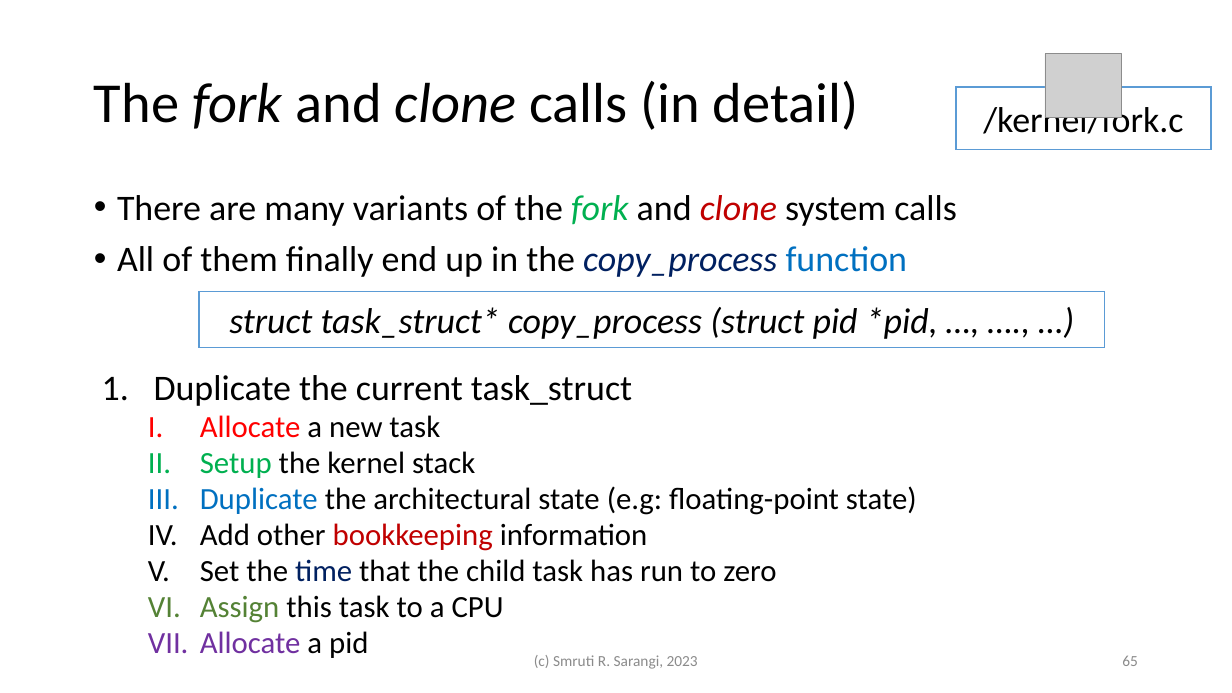
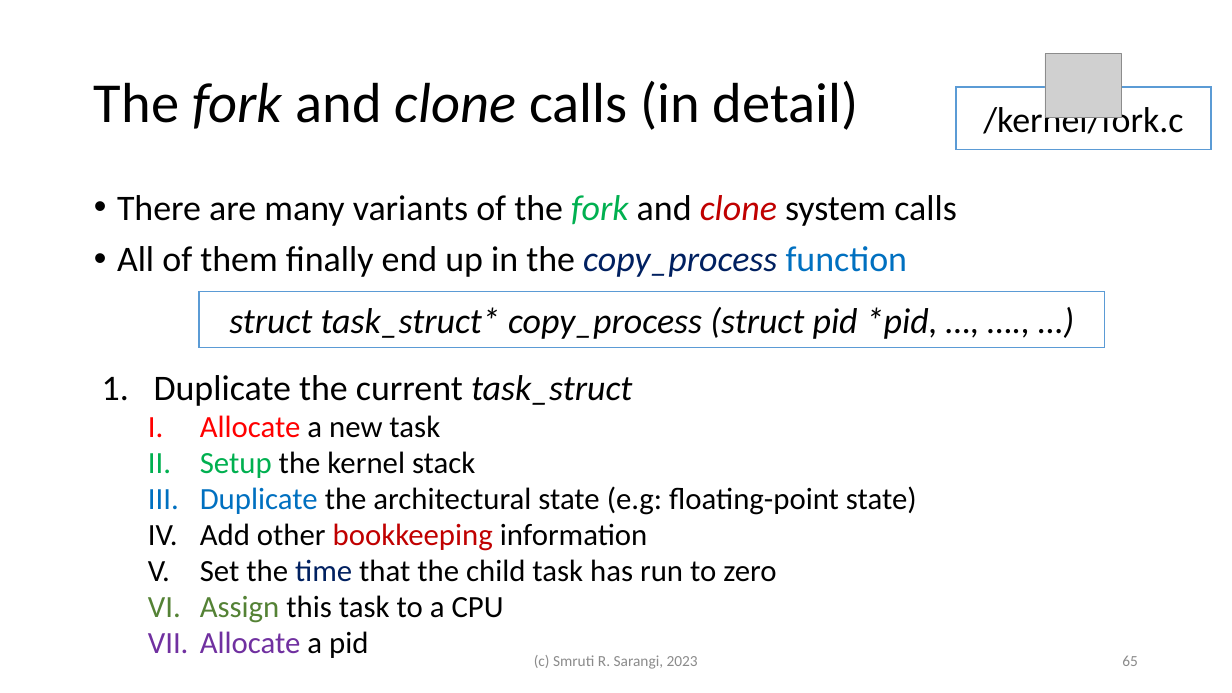
Before and after one commit to srsarangi/srsarangi.github.io, a slide deck: slide 65 of osbook/slides/3.processes.pptx. Drawn at 1232x693 pixels with LibreOffice and Linux fonts; fonts in the diff are those of the drawing; grey boxes stand for pictures. Boxes give left, top, right and bottom in pixels: in the first picture for what was removed or moved away, otherwise in the second. Text is boxed around its words. In the diff, an @@ line names an element or a change of style, - is before the commit and + after.

```diff
--- a/osbook/slides/3.processes.pptx
+++ b/osbook/slides/3.processes.pptx
@@ text at [154, 375, 632, 406]: italic on in "task_struct" @@
```
Also in this commit, not shown: 7 other slides changed, 2 other files.
